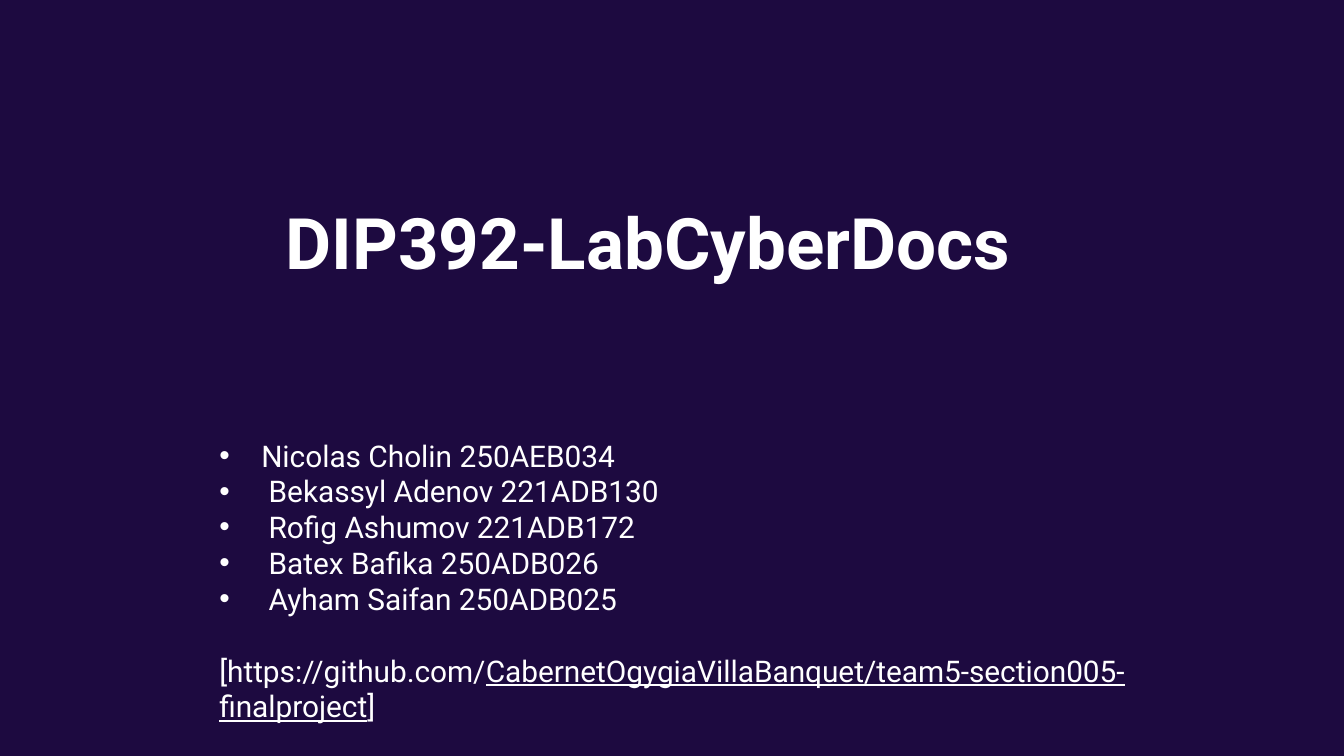
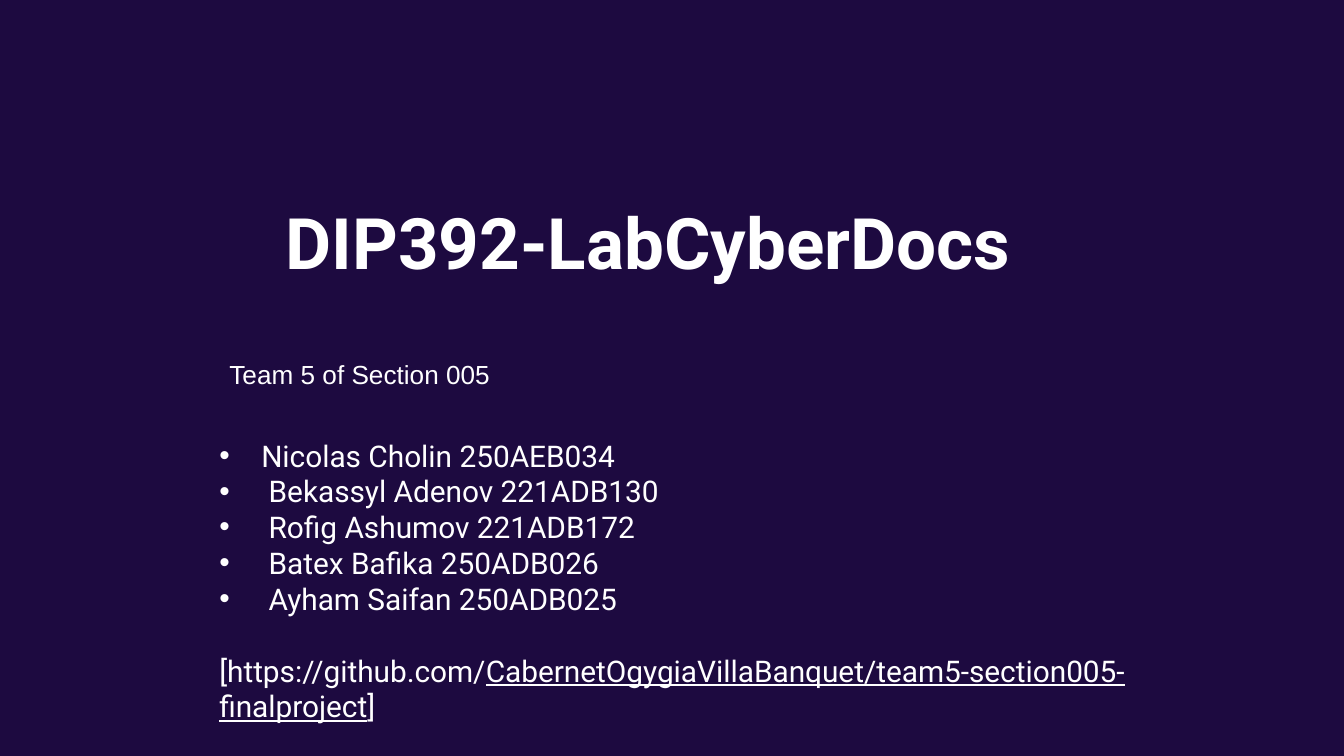
Before and after one commit to CabernetOgygiaVillaBanquet/team5-section005-finalproject, a slide deck: slide 1 of Project-Docs/Presentation/DIP392-LabCyberDocs Final Presentation.pptx. Drawn at 1344x756 pixels with LibreOffice and Linux fonts; fonts in the diff are those of the drawing; background and template pictures are left out. Boxes give left, top, right and bottom in pixels: in the first picture for what was removed or moved away, otherwise in the second. Text is boxed around its words. In the diff, an @@ line names an element or a change of style, - is before the commit and + after.

Commit message:
Presentation Final 2

```diff
--- a/Project-Docs/Presentation/DIP392-LabCyberDocs Final Presentation.pptx
+++ b/Project-Docs/Presentation/DIP392-LabCyberDocs Final Presentation.pptx
@@ text added at [229, 365, 490, 385], 14 pt, text #FFFFFF @@
+Team 5 of Section 005
```
